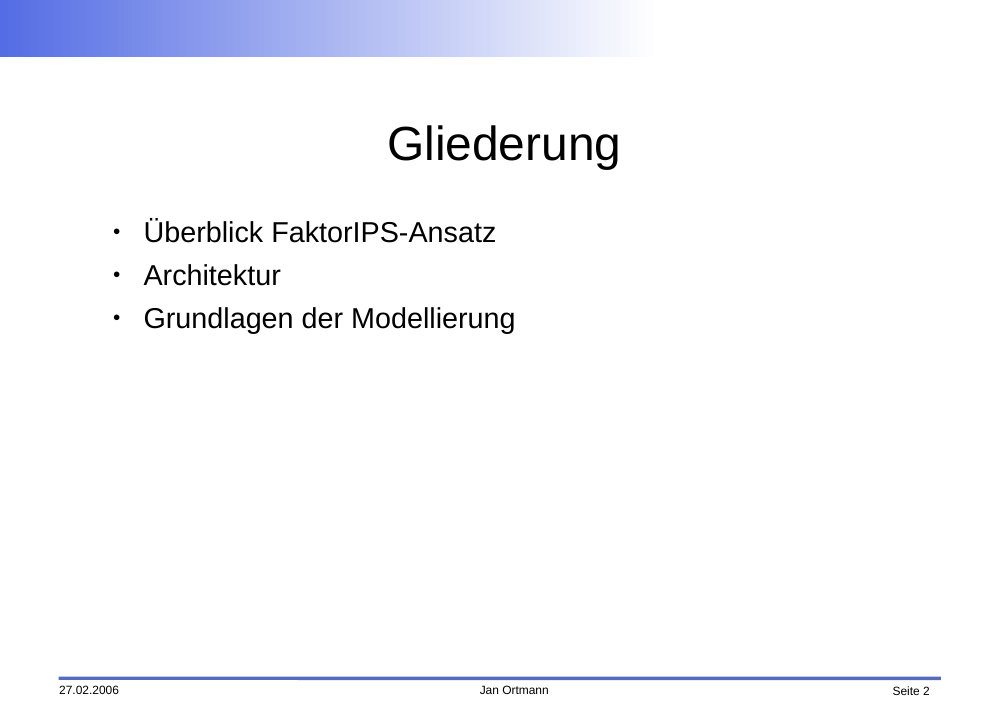
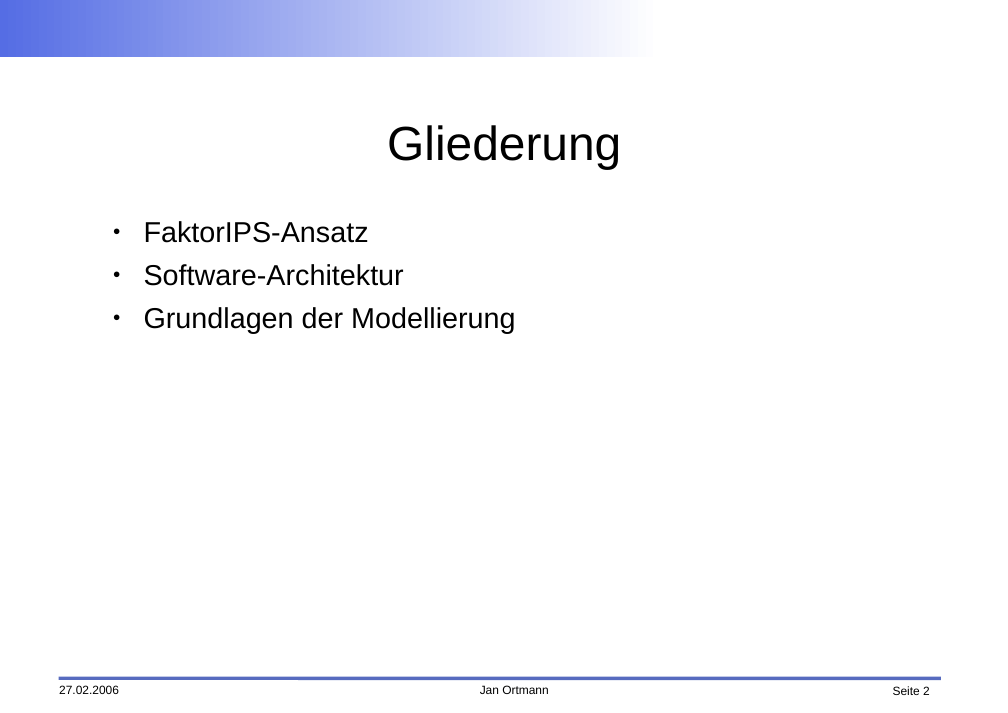
Before and after one commit to faktorips/faktorips.base, a slide deck: slide 2 of org.faktorips.doc/presentations/FaktorIPS-Grundlagen.odp. Drawn at 1008x713 pixels with LibreOffice and Linux fonts; fonts in the diff are those of the drawing; background and template pictures are left out. Boxes give left, top, right and bottom in pixels: in the first picture for what was removed or moved away, otherwise in the second. Text is boxed around its words. In the diff, an @@ line names an element or a change of style, - is before the commit and + after.

```diff
--- a/org.faktorips.doc/presentations/FaktorIPS-Grundlagen.odp
+++ b/org.faktorips.doc/presentations/FaktorIPS-Grundlagen.odp
@@ text at [144, 221, 404, 286]: text changed @@
-● Überblick FaktorIPS-Ansatz
-● Architektur
+● FaktorIPS-Ansatz
+● Software-Architektur
```
Also in this commit, not shown: 5 other slides changed, 7 slides added, 6 slides removed, 2 other files.
